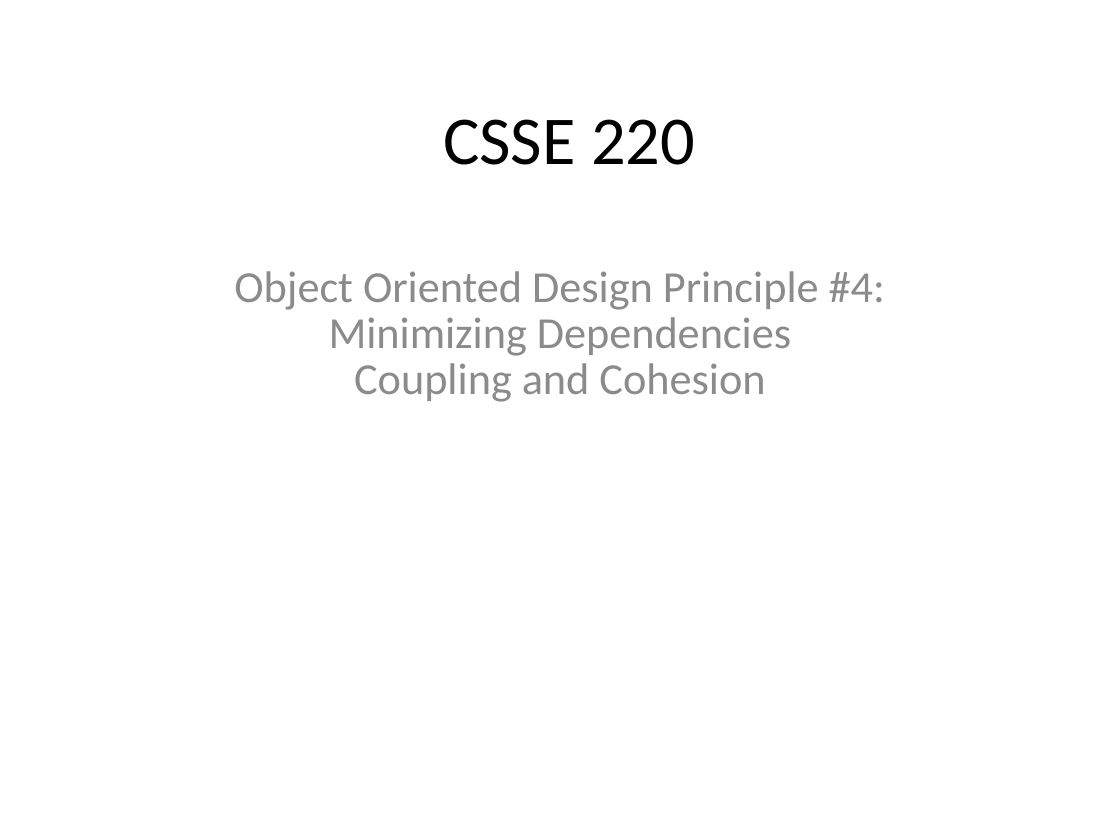
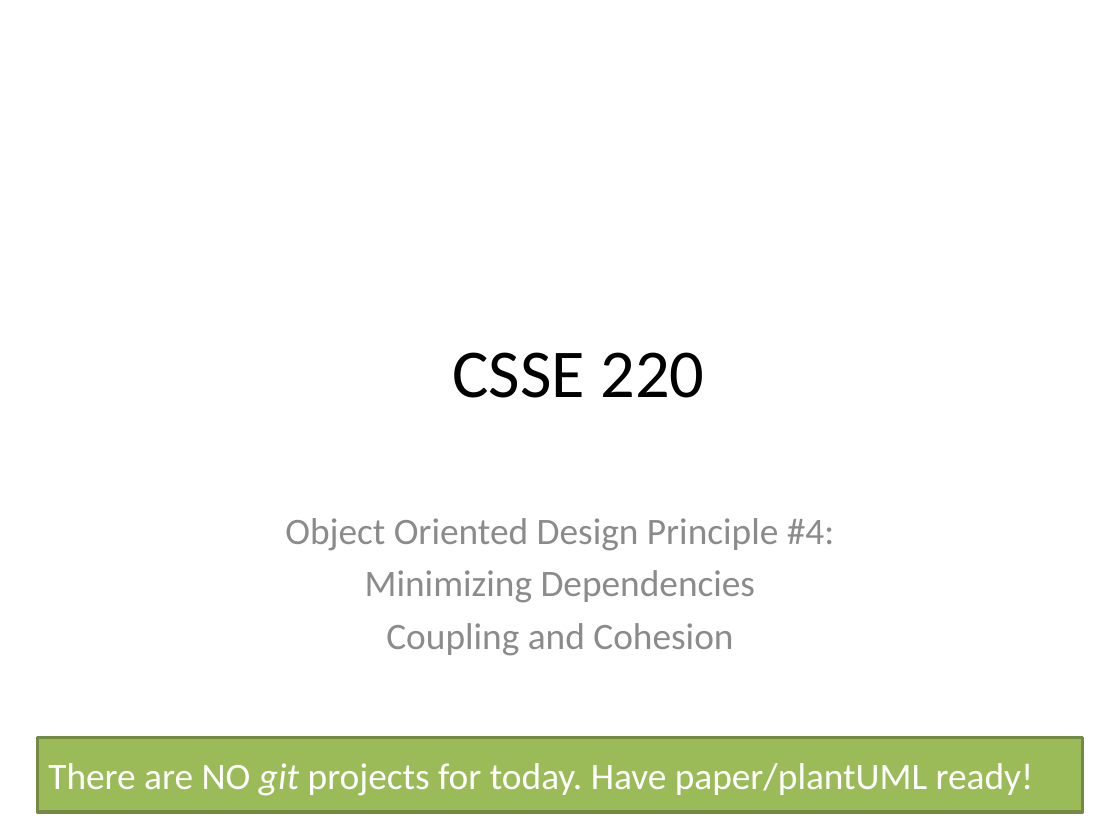
Before and after one commit to RHIT-CSSE/csse220, a slide deck: slide 1 of ClassMaterials/CohesionAndCoupling/Slides/Cohesion_And_Coupling.pptx. Drawn at 1120x840 pixels with LibreOffice and Linux fonts; fonts in the diff are those of the drawing. Boxes give left, top, right and bottom in pixels: in the first picture for what was removed or moved away, otherwise in the second. Text is boxed around its words. In the diff, an @@ line names an element or a change of style, - is before the commit and + after.

Commit message:
updating Cohesion and Coupling slides for Spring 2022

```diff
--- a/ClassMaterials/CohesionAndCoupling/Slides/Cohesion_And_Coupling.pptx
+++ b/ClassMaterials/CohesionAndCoupling/Slides/Cohesion_And_Coupling.pptx
@@ text "CSSE 220": place and size @@
-text "CSSE 220" at bbox=[443, 119, 695, 165]
+text "CSSE 220" at bbox=[452, 352, 704, 398]
@@ subtitle "Object Oriented Design Principle #4:": place and size @@
-subtitle "Object Oriented Design Principle #4:" at bbox=[234, 271, 885, 402]
+subtitle "Object Oriented Design Principle #4:" at bbox=[285, 518, 834, 656]
@@ subtitle "Object Oriented Design Principle #4:" at bbox=[285, 518, 834, 656]: size 28.5 to 24.1 pt; line spacing 0.7 to 1 @@
@@ rectangle added at bbox=[37, 737, 1082, 812], fill #9BBB59, outline #738A42 2 pt, 24 pt, text #FFFFFF @@
+There are NO git projects for today. Have paper/plantUML ready!
```
Also in this commit, not shown: 12 other slides changed, 2 slides added, 1 slide removed.
